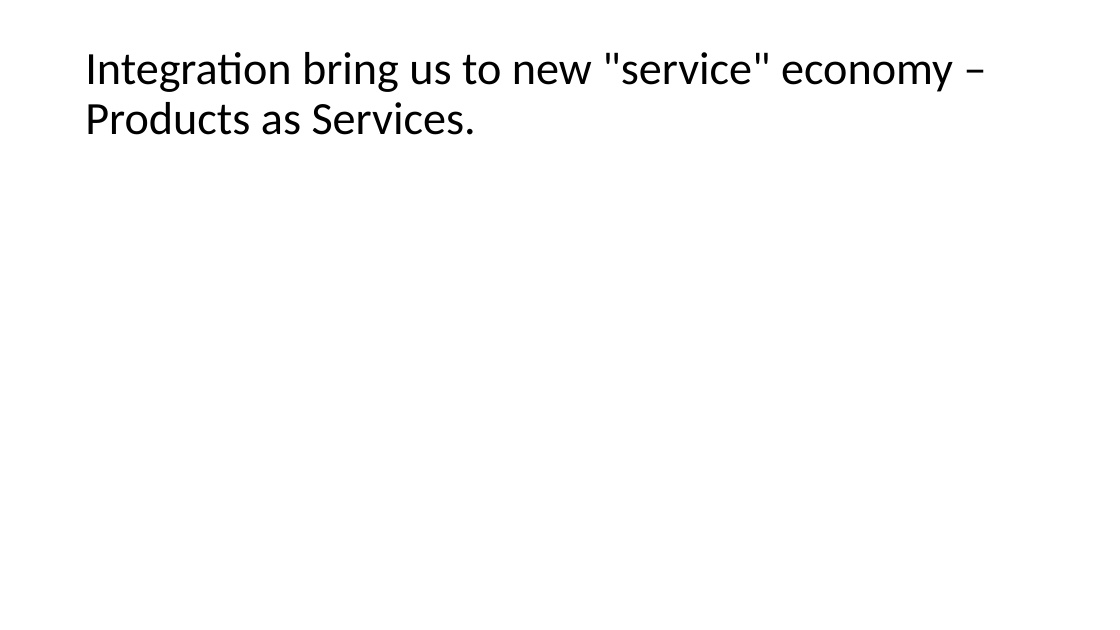
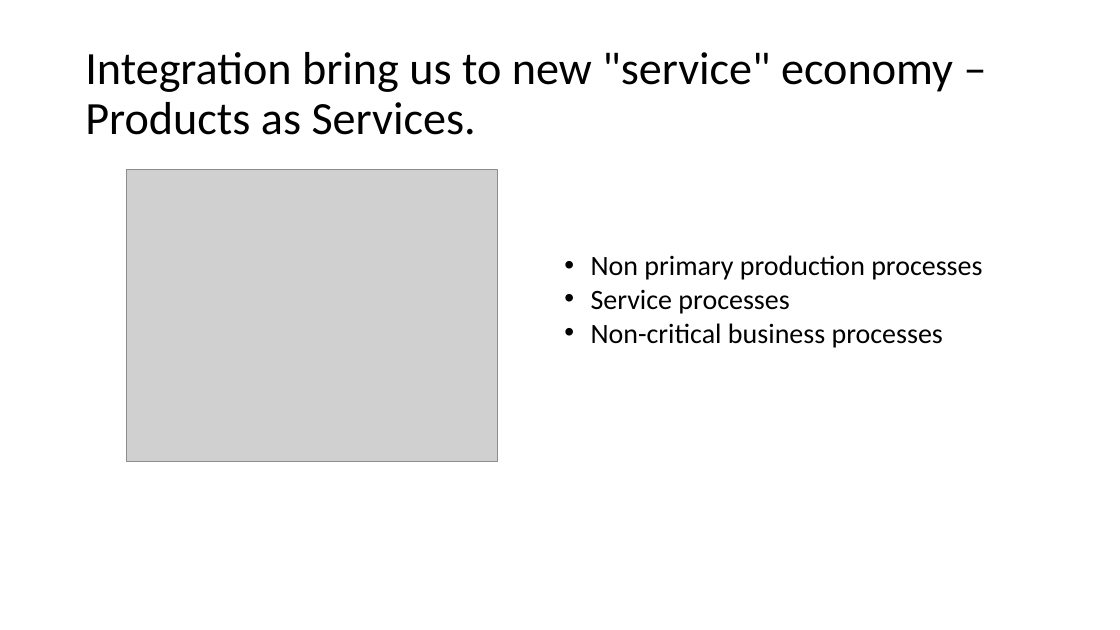
Before and after one commit to APPAU/iControl, a slide deck: slide 11 of Forum_16Mar2017/DXRoadmaps.pptx. Drawn at 1120x630 pixels with LibreOffice and Linux fonts; fonts in the diff are those of the drawing; grey boxes stand for pictures. Boxes give left, top, right and bottom in pixels: in the first picture for what was removed or moved away, otherwise in the second. Text is boxed around its words. In the diff, an @@ line names an element or a change of style, - is before the commit and + after.

```diff
--- a/Forum_16Mar2017/DXRoadmaps.pptx
+++ b/Forum_16Mar2017/DXRoadmaps.pptx
@@ picture added at (127,170,497,461) @@
@@ text added at (591,255,982,348), 24 pt, text #000000 @@
+• Non primary production processes
+• Service processes
+• Non-critical business processes
```
Also in this commit, not shown: 1 other slide changed, 14 other files.
